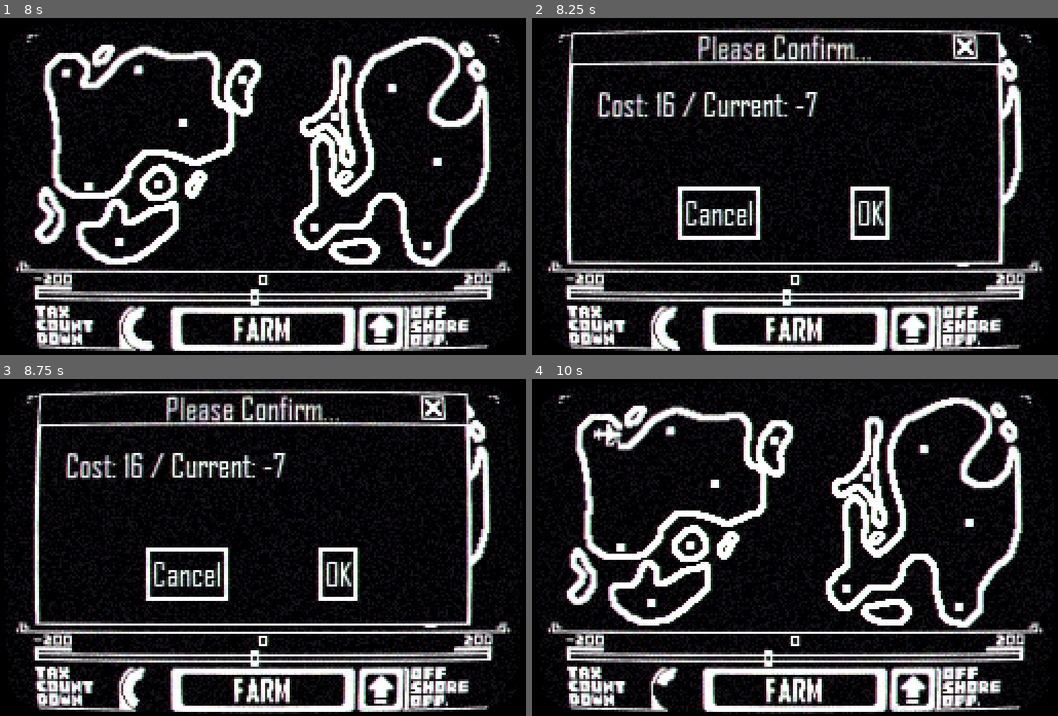
Above: before the commit, frames 1-4 (two rows, left to right).
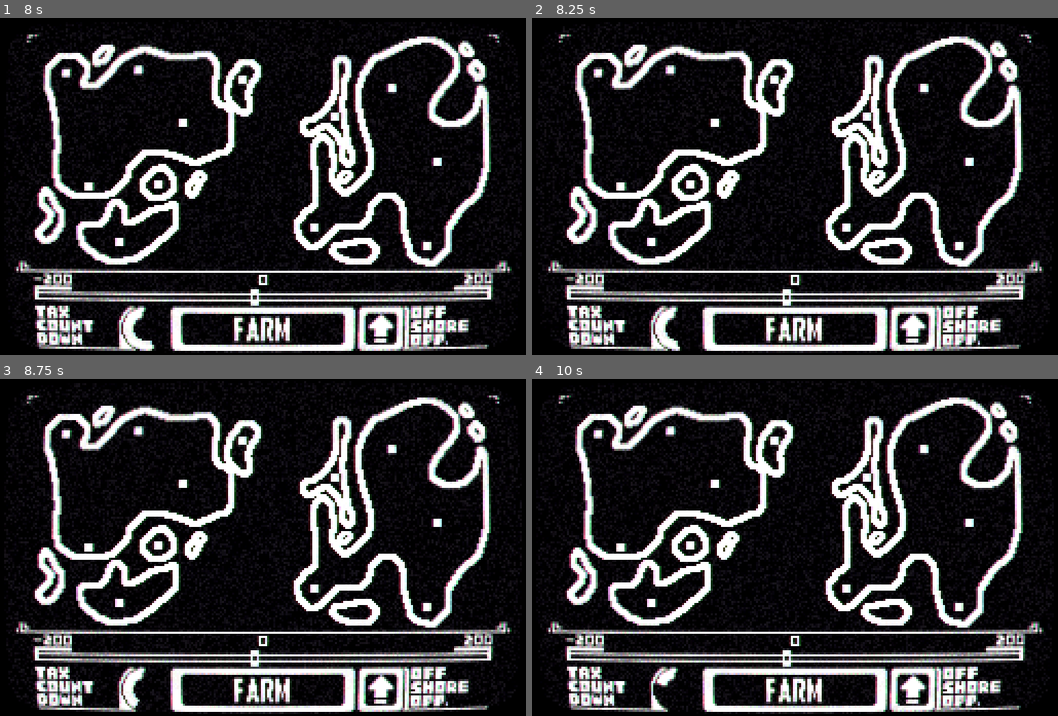
Above: after the commit, the same moments.

Repository: Tenseven-107/Operation_Fat_Eagle
Game: Godot game, scene res://Scenes/Main.tscn
The game is run twice, just before and just after one commit, with the same random seed, the same clock (stepped at 60 frames per second) and the same inputs.
Inputs (mouse positions are in pixels of both pictures, inside the frame that each line leads up to):
- Up to frame 1 (8 s): click (263, 331) at 0.5 s; click (383, 331) at 1.25 s; click (263, 331) at 2 s; click (383, 331) at 2.75 s; click (263, 331) at 3.5 s; click (383, 331) at 4.25 s; move the mouse to (378, 169) at 5.02 s; click (378, 169) at 5.1 s; move the mouse to (157, 203) at 5.77 s; click (157, 203) at 5.85 s; move the mouse to (315, 112) at 6.52 s; click (315, 112) at 6.6 s; move the mouse to (236, 253) at 7.27 s; click (236, 253) at 7.35 s
- Up to frame 2 (8.25 s): move the mouse to (600, 71) at 8.02 s; click (600, 71) at 8.1 s
- Up to frame 3 (8.75 s): no input
- Up to frame 4 (10 s): click (868, 574) at 8.75 s, where only the run before the commit has a clickable "OK"; move the mouse to (637, 496) at 9.52 s; click (637, 496) at 9.6 s

Frame 1 is identical in both runs. In frame 2, 22% of the frame differs, in the area x 6-90%, y 3-74%; in frame 3, 22%; in frame 4, 0.5%.

Commit message:
Added a risk system

Diff:
--- a/Scripts/Utils/CountryManager.gd
+++ b/Scripts/Utils/CountryManager.gd
@@ -6,7 +6,12 @@
 var country_container = null
 
 var spawn_timer: Timer
-export (float) var spawn_time: float = 7.5
+var current_spawn_time: float
+export (float) var max_spawn_time: float = 20
+export (float) var min_spawn_time: float = 5
+
+var risk: float = 0
+export (float) var risk_increase: float = 0.001
 
 
 # Set up
@@ -20,7 +25,8 @@
 func instance_timer():
 	spawn_timer = Timer.new()
 
-	spawn_timer.wait_time = spawn_time
+	current_spawn_time = max_spawn_time
+	spawn_timer.wait_time = current_spawn_time
 	spawn_timer.one_shot = true
 	spawn_timer.connect("timeout", self, "spawn_timeout")
 
@@ -31,5 +37,19 @@
 
 # Spawn a new plane after cooldown
 func spawn_timeout():
+	increase_risk()
+
 	spawn_timer.start()
 	country_container.spawn_plane()
+
+
+
+# Increase risk level
+func increase_risk():
+	risk += risk_increase
+
+	if current_spawn_time > min_spawn_time:
+		current_spawn_time -= risk
+		current_spawn_time = clamp(current_spawn_time, min_spawn_time, max_spawn_time)
+
+		spawn_timer.wait_time = current_spawn_time
